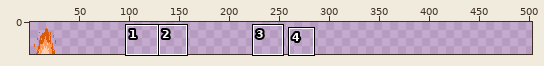
Edited in one commit: sprite sheet (art/fire.png). The picture above shows the old version from afar; the outline marks the close-up.
Close-up. Before the edit:
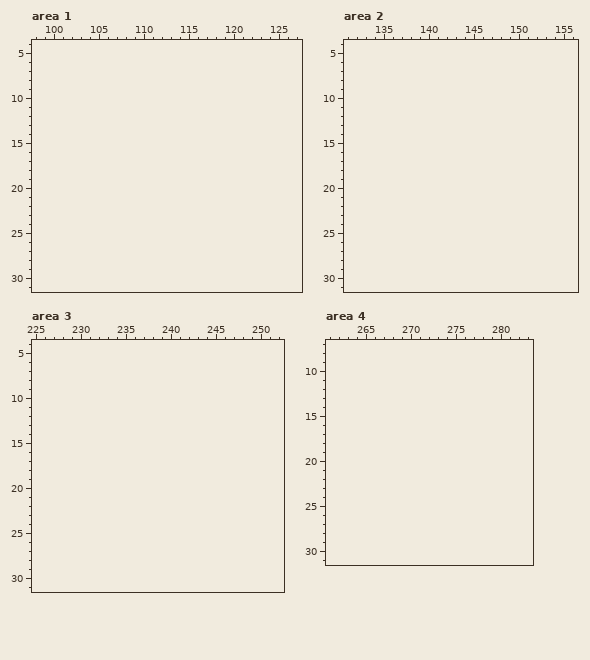
The file is 32x32 pixels. Shown: area 1: x 98..127, y 4..31; area 2: x 131..156, y 4..31; area 3: x 225..252, y 4..31; area 4: x 261..283, y 7..31. The old version is drawn lined up with the new one, on the new canvas. The wide view leaves out empty margins. The commit also changed other parts of the picture, which this record leaves out.
And afterwards:
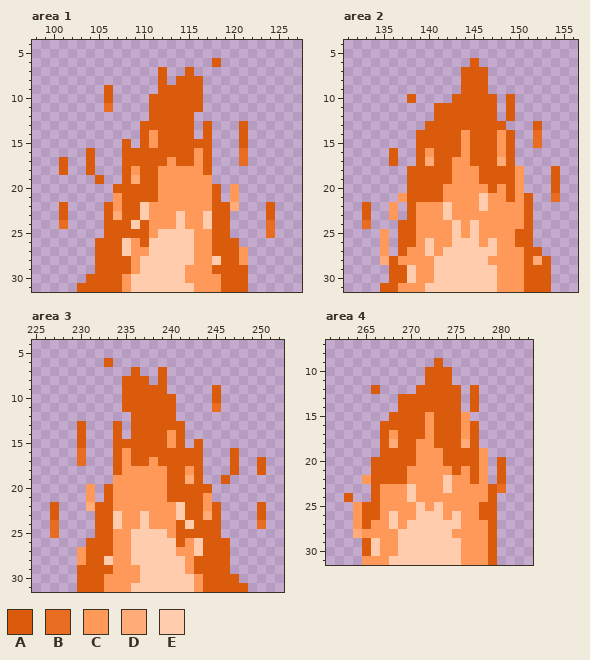
Palette (. is transparent): A #db5b0c  B #e96d21  C #ff9959  D #ffac79  E #ffcdae
Change:
canvas 32x32 -> 544x32
--- area 1
@@ x 98..127 @@
  5 ..............................
- 6 ..............................
- 7 ..............................
- 8 ..............................
- 9 ..............................
-10 ..............................
-11 ..............................
-12 ..............................
-13 ..............................
-14 ..............................
-15 ..............................
-16 ..............................
-17 ..............................
-18 ..............................
-19 ..............................
-20 ..............................
-21 ..............................
-22 ..............................
-23 ..............................
-24 ..............................
-25 ..............................
-26 ..............................
-27 ..............................
-28 ..............................
-29 ..............................
-30 ..............................
-31 ..............................
+ 6 ....................A.........
+ 7 ..............A..A............
+ 8 ..............A.AAA...........
+ 9 ........A.....AAAAA...........
+10 ........A....AAAAAA...........
+11 ........B....AAAAAA...........
+12 .............AAAAA............
+13 ............AAAAAA.A...A......
+14 ............ACAAAA.A...A......
+15 ..........A.ACAAAAAA...A......
+16 ......A...AAAAAAAACA...B......
+17 ...A..A...AAAAACAACA...B......
+18 ...A..A...ACAACCCCCA..........
+19 .......A..ADAACCCCCC..........
+20 .........AAAAACCCCCCA.C.......
+21 .........CAAAACCCCCCA.C.......
+22 ...A....ACAAECCCCCCCAAD...A...
+23 ...A....ADAAECCCECCEAA....A...
+24 ...B....AAAEACCCECCEAA....B...
+25 ........AAAAACEEEECCAA....B...
+26 .......AAAECAEEEEECCAAA.......
+27 .......AAAECCEEEEECCAAAC......
+28 .......AAAACEEEEEECCEAAC......
+29 .......AAAACEEEEECCCAAAA......
+30 ......AAAACEEEEEECCCCAAA......
+31 .....AAAAACEEEEEEECCCAAA......
--- area 2
@@ x 131..156 @@
  5 ..........................
- 6 ..........................
- 7 ..........................
- 8 ..........................
- 9 ..........................
-10 ..........................
-11 ..........................
-12 ..........................
-13 ..........................
-14 ..........................
-15 ..........................
-16 ..........................
-17 ..........................
-18 ..........................
-19 ..........................
-20 ..........................
-21 ..........................
-22 ..........................
-23 ..........................
-24 ..........................
-25 ..........................
-26 ..........................
-27 ..........................
-28 ..........................
-29 ..........................
-30 ..........................
-31 ..........................
+ 6 ..............A...........
+ 7 .............AAA..........
+ 8 .............AAA..........
+ 9 .............AAA..........
+10 .......A....AAAAA.A.......
+11 ..........AAAAAAA.A.......
+12 ..........AAAAAAA.A.......
+13 .........AAAAAAAAA...A....
+14 ........AAAAACAAACA..B....
+15 ........AAAAACAAACA..B....
+16 .....A..ACAAACAAACA.......
+17 .....A..ADAACCAAADA.......
+18 .......AAAAACCCAAAAC...A..
+19 .......AAAAACCCAAAAC...A..
+20 .......AAAACCCCCACAC...A..
+21 ......CAAAACCCCECCACA..B..
+22 ..A..C.ACCCECCCECCCCA.....
+23 ..A..C.ACCCECCCCCCCCA.....
+24 ..B...AACCCCECECCCCCA.....
+25 ....C.AACCCCECECCCCAA.....
+26 ....C.AACECCEEECECCAA.....
+27 ....C.ACCECEEEEEECCCAA....
+28 ....DACCCCEEEEEECCCCADA...
+29 .....AAECCEEEEEEECCCAAA...
+30 .....AAECCEEEEEEECCCAAA...
+31 ....AACCCEEEEEEEECCCAAA...
--- area 3
@@ x 225..252 @@
  5 ............................
- 6 ............................
- 7 ............................
- 8 ............................
- 9 ............................
-10 ............................
-11 ............................
-12 ............................
-13 ............................
-14 ............................
-15 ............................
-16 ............................
-17 ............................
-18 ............................
-19 ............................
-20 ............................
-21 ............................
-22 ............................
-23 ............................
-24 ............................
-25 ............................
-26 ............................
-27 ............................
-28 ............................
-29 ............................
-30 ............................
-31 ............................
+ 6 ........A...................
+ 7 ...........A..A.............
+ 8 ..........AAA.A.............
+ 9 ..........AAAAA.....A.......
+10 ..........AAAAAA....A.......
+11 ..........AAAAAA....B.......
+12 ...........AAAAA............
+13 .....A...A.AAAAAA...........
+14 .....A...A.AAAACA...........
+15 .....A...AAAAAACA.A.........
+16 .....B...ACAAAAAAAA...A.....
+17 .....B...ACAACAAAAA...A..A..
+18 .........ACCCCCAACA...A..A..
+19 .........CCCCCCAADA..A......
+20 ......C.ACCCCCCAAAAA........
+21 ......C.ACCCCCCAAAAC........
+22 ..A...DAACCCCCCCEAACA....A..
+23 ..A....AAECCECCCEAADA....A..
+24 ..B....AAECCECCCAEAAA....B..
+25 ..B....AACCEEEECAAAAA.......
+26 ......AAACCEEEEEACEAAA......
+27 .....CAAACCEEEEECCEAAA......
+28 .....CAAECCEEEEEECAAAA......
+29 .....AAAACCCEEEEECAAAA......
+30 .....AAACCCCEEEEEECAAAA.....
+31 .....AAACCCEEEEEEECAAAAA....
--- area 4
@@ x 261..283 @@
  8 .......................
- 9 .......................
-10 .......................
-11 .......................
-12 .......................
-13 .......................
-14 .......................
-15 .......................
-16 .......................
-17 .......................
-18 .......................
-19 .......................
-20 .......................
-21 .......................
-22 .......................
-23 .......................
-24 .......................
-25 .......................
-26 .......................
-27 .......................
-28 .......................
-29 .......................
-30 .......................
-31 .......................
+ 9 ............A..........
+10 ...........AAA.........
+11 ...........AAA.........
+12 .....A....AAAAA.A......
+13 ........AAAAAAA.A......
+14 ........AAAAAAA.A......
+15 .......AAAACAAAC.......
+16 ......AAAAACAAACA......
+17 ......ACAAACAAACA......
+18 ......ADAACCAAADA......
+19 ......AAAACCCAAAAC.....
+20 .....AAAAACCCAAAAC.A...
+21 .....AAAACCCCCACAC.A...
+22 ....CAAAACCCCECCAC.A...
+23 .....ACCCECCCECCCCAB...
+24 ..A..ACCCECCCCCCCCA....
+25 ...CAACCCCECECCCCAA....
+26 ...CAACECCEEECECCAA....
+27 ...CACCECEEEEEECCCA....
+28 ...DCCCCEEEEEECCCCA....
+29 ....AECCEEEEEEECCCA....
+30 ....AECCEEEEEEECCCA....
+31 ....CCCEEEEEEEECCCA....
Changed places in both close-ups, as pixel boxes (x1, y1, x2, y2):
added: (59, 58, 275, 292)
added: (362, 58, 560, 292)
added: (50, 358, 266, 592)
added: (344, 358, 506, 565)
